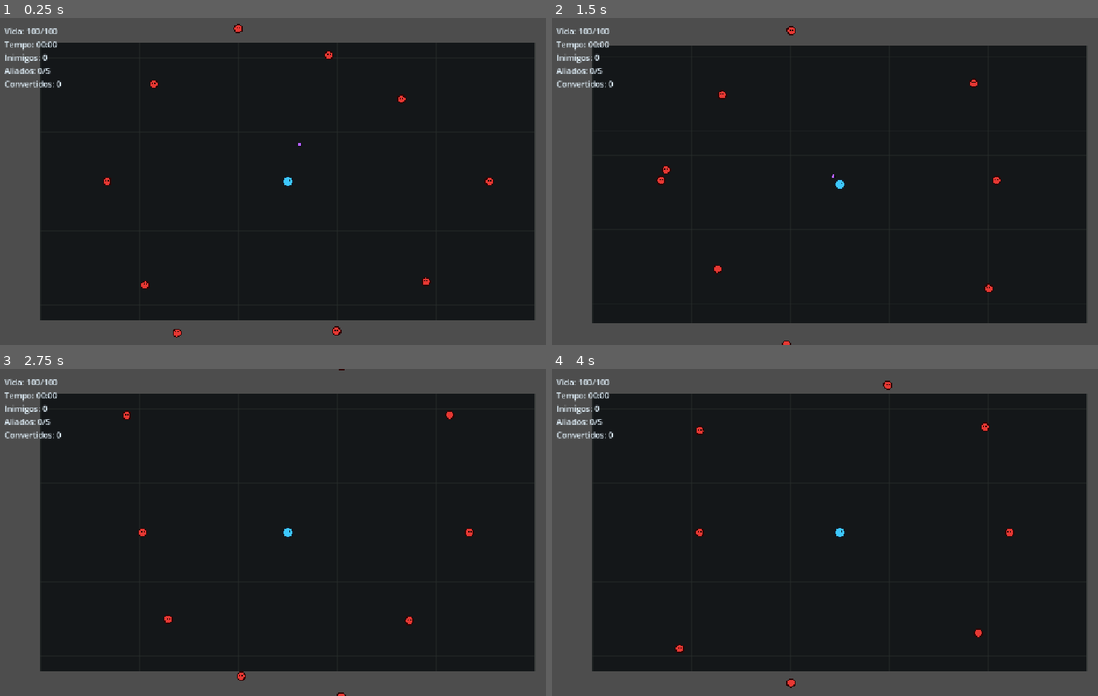
Above: before the commit, frames 1-4 (two rows, left to right).
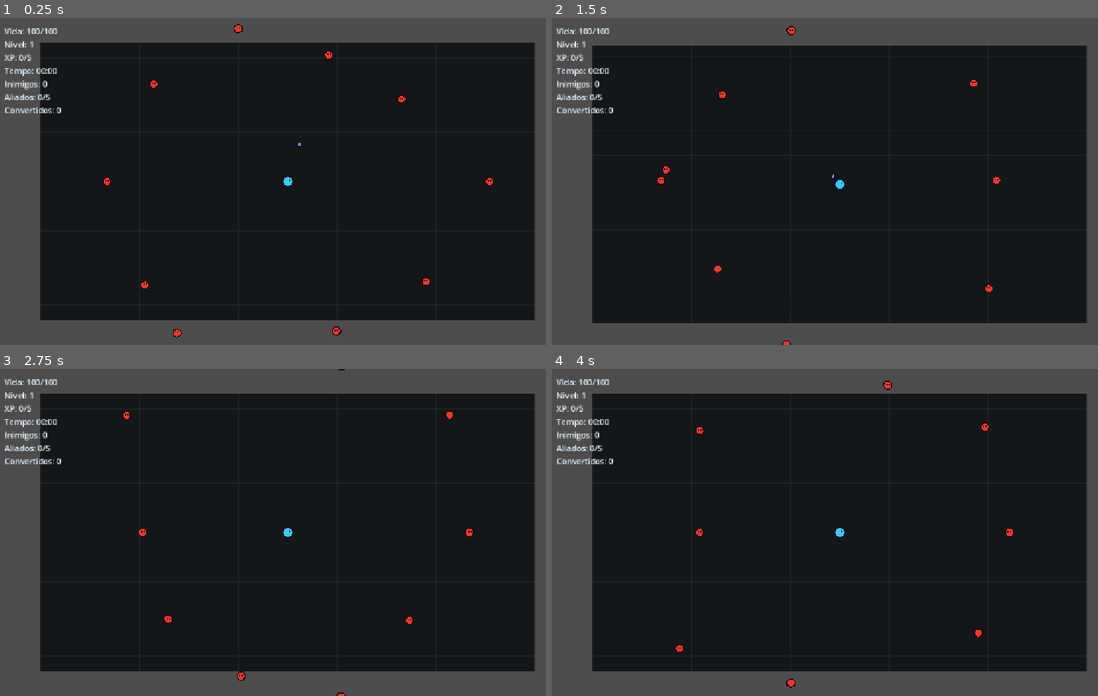
Above: after the commit, the same moments.

Repository: Hadamanthis/horde_vs
Game: Godot game, scene res://scenes/Game.tscn
Same seed, same stepped clock (60 frames per second), same inputs: the game is played once before the commit and once after it.
Inputs:
- Up to frame 1 (0.25 s): no input
- Up to frame 2 (1.5 s): hold D 0.53-1.28 s; hold R 0.53-1.28 s; hold S from 1.28 s (still down); tap R at 1.35 s
- Up to frame 3 (2.75 s): release S at 2.03 s; hold D from 2.03 s (still down); hold R from 2.03 s (still down)
- Up to frame 4 (4 s): release D at 2.78 s; release R at 2.78 s; hold W 2.78-3.53 s; tap R at 2.85 s; hold A from 3.53 s (still down); hold R from 3.53 s (still down)

The runs differ from the first frame. In frame 1, 0.7% of the frame differs, in the area x 0-12%, y 7-30%; in frame 2, 0.7%; in frame 3, 0.7%; in frame 4, 0.7%.

Commit message:
Adiciona XP e level up basico

Diff:
--- a/scenes/Game.tscn
+++ b/scenes/Game.tscn
@@ -11,6 +11,8 @@
 [node name="Entities" type="Node2D" parent="."]
 
 [node name="Projectiles" type="Node2D" parent="."]
+
+[node name="XPOrbs" type="Node2D" parent="."]
 
 [node name="HUD" type="CanvasLayer" parent="."]
 
@@ -55,3 +57,22 @@
 text = "Derrota"
 horizontal_alignment = 1
 vertical_alignment = 1
+
+[node name="LevelUpNotice" type="Label" parent="HUD"]
+visible = false
+anchors_preset = 8
+anchor_left = 0.5
+anchor_top = 0.5
+anchor_right = 0.5
+anchor_bottom = 0.5
+offset_left = -140.0
+offset_top = -96.0
+offset_right = 140.0
+offset_bottom = -48.0
+grow_horizontal = 2
+grow_vertical = 2
+theme_override_colors/font_color = Color(0.75, 1, 0.35, 1)
+theme_override_font_sizes/font_size = 28
+text = "Nivel 2"
+horizontal_alignment = 1
+vertical_alignment = 1
--- /dev/null
+++ b/scenes/XPOrb.tscn
@@ -0,0 +1,6 @@
+[gd_scene load_steps=2 format=3]
+
+[ext_resource type="Script" path="res://scripts/xp_orb.gd" id="1_xp_orb"]
+
+[node name="XPOrb" type="Node2D"]
+script = ExtResource("1_xp_orb")
--- a/scripts/game.gd
+++ b/scripts/game.gd
@@ -2,34 +2,45 @@
 
 signal enemy_died(enemy_type: String, death_position: Vector2)
 signal enemy_converted(enemy_type: String, conversion_position: Vector2)
+signal xp_collected(amount: int)
+signal level_up(new_level: int)
 signal game_lost
 
-const ENEMY_SCENE := preload("res://scenes/Enemy.tscn")
-const ALLY_SCENE := preload("res://scenes/Ally.tscn")
-const PROJECTILE_SCENE := preload("res://scenes/Projectile.tscn")
+const ENEMY_SCENE: PackedScene = preload("res://scenes/Enemy.tscn")
+const ALLY_SCENE: PackedScene = preload("res://scenes/Ally.tscn")
+const PROJECTILE_SCENE: PackedScene = preload("res://scenes/Projectile.tscn")
+const XP_ORB_SCENE: PackedScene = preload("res://scenes/XPOrb.tscn")
 
 @export var conversion_chance: float = 0.2
 @export var ally_limit: int = 5
 @export var max_enemies: int = 42
 @export var spawn_interval: float = 1.15
 @export var initial_enemy_count: int = 10
+@export var xp_per_slime: int = 1
 
 # Referencias tipadas para os nos da cena principal.
 @onready var player: Player = $Player as Player
 @onready var entities: Node2D = $Entities as Node2D
 @onready var projectiles: Node2D = $Projectiles as Node2D
+@onready var xp_orbs: Node2D = $XPOrbs as Node2D
 @onready var stats_label: Label = $HUD/Stats as Label
 @onready var hint_label: Label = $HUD/Hint as Label
 @onready var game_over_label: Label = $HUD/GameOver as Label
+@onready var level_up_label: Label = $HUD/LevelUpNotice as Label
 
 var enemies: Array[Enemy] = []
 var allies: Array[Ally] = []
+var active_xp_orbs: Array[XPOrb] = []
 
 var enemies_defeated: int = 0
 var allies_converted: int = 0
+var player_level: int = 1
+var current_xp: int = 0
+var xp_to_next_level: int = 5
 var elapsed_time: float = 0.0
 var _spawn_timer: float = 0.0
 var _attack_timer: float = 0.0
+var _level_notice_timer: float = 0.0
 var _game_is_over: bool = false
 
 
@@ -59,6 +70,8 @@
 	elapsed_time += delta
 	_spawn_timer -= delta
 	_attack_timer -= delta
+	_level_notice_timer = max(_level_notice_timer - delta, 0.0)
+	level_up_label.visible = _level_notice_timer > 0.0
 
 	if _spawn_timer <= 0.0 and enemies.size() < max_enemies:
 		_spawn_enemy()
@@ -115,6 +128,16 @@
 	projectiles.add_child(projectile)
 
 
+func _spawn_xp_orb(spawn_position: Vector2, amount: int) -> void:
+	# XP tambem nasce no ponto da morte para reforcar a recompensa do combate.
+	var orb: XPOrb = XP_ORB_SCENE.instantiate() as XPOrb
+	orb.global_position = spawn_position
+	orb.setup(player, amount)
+	orb.collected.connect(_on_xp_orb_collected)
+	xp_orbs.add_child(orb)
+	active_xp_orbs.append(orb)
+
+
 func _on_enemy_died(enemy: Enemy) -> void:
 	if _game_is_over:
 		return
@@ -123,6 +146,7 @@
 	enemies.erase(enemy)
 	enemies_defeated += 1
 	enemy_died.emit("slime", death_position)
+	_spawn_xp_orb(death_position, xp_per_slime)
 
 	# Conversao e o coracao do jogo: parte dos inimigos derrotados vira aliado.
 	if enemy.convertible and allies.size() < ally_limit and randf() <= conversion_chance:
@@ -143,6 +167,30 @@
 	_refresh_ally_orbits()
 
 
+func _on_xp_orb_collected(orb: XPOrb, amount: int) -> void:
+	if _game_is_over:
+		return
+
+	active_xp_orbs.erase(orb)
+	current_xp += amount
+	xp_collected.emit(amount)
+
+	# Pode subir mais de um nivel se no futuro um cristal valer bastante XP.
+	while current_xp >= xp_to_next_level:
+		current_xp -= xp_to_next_level
+		_gain_level()
+
+	_update_hud()
+
+
+func _gain_level() -> void:
+	player_level += 1
+	xp_to_next_level = int(ceil(float(xp_to_next_level) * 1.35 + 3.0))
+	level_up_label.text = "Nivel %d" % player_level
+	_level_notice_timer = 1.4
+	level_up.emit(player_level)
+
+
 func _refresh_ally_orbits() -> void:
 	# Quando a quantidade muda, redistribuimos todos para manter a orbita organizada.
 	for index in range(allies.size()):
@@ -172,6 +220,11 @@
 	for projectile in active_projectiles:
 		projectile.queue_free()
 
+	for orb in active_xp_orbs:
+		if is_instance_valid(orb):
+			orb.queue_free()
+	active_xp_orbs.clear()
+
 
 func _on_player_health_changed(_current_health: int, _max_health: int) -> void:
 	_update_hud()
@@ -180,9 +233,12 @@
 func _update_hud() -> void:
 	var seconds: int = int(elapsed_time) % 60
 	var minutes: int = int(elapsed_time / 60.0)
-	stats_label.text = "Vida: %d/%d\nTempo: %02d:%02d\nInimigos: %d\nAliados: %d/%d\nConvertidos: %d" % [
+	stats_label.text = "Vida: %d/%d\nNivel: %d\nXP: %d/%d\nTempo: %02d:%02d\nInimigos: %d\nAliados: %d/%d\nConvertidos: %d" % [
 		player.current_health,
 		player.max_health,
+		player_level,
+		current_xp,
+		xp_to_next_level,
 		minutes,
 		seconds,
 		enemies_defeated,
--- /dev/null
+++ b/scripts/xp_orb.gd
@@ -0,0 +1,62 @@
+extends Node2D
+class_name XPOrb
+
+signal collected(orb: XPOrb, amount: int)
+
+@export var amount: int = 1
+@export var collect_radius: float = 22.0
+@export var magnet_radius: float = 96.0
+@export var magnet_speed: float = 220.0
+
+var player: Player
+var _pulse_time: float = 0.0
+
+
+func setup(target_player: Player, xp_amount: int) -> void:
+	# O Game injeta o jogador para o cristal saber para onde ir quando esta perto.
+	player = target_player
+	amount = xp_amount
+
+
+func _process(delta: float) -> void:
+	if not is_instance_valid(player):
+		return
+
+	_pulse_time += delta
+
+	var distance_to_player: float = global_position.distance_to(player.global_position)
+	if distance_to_player <= collect_radius:
+		collected.emit(self, amount)
+		queue_free()
+		return
+
+	# Magnetismo leve: perto do jogador, o XP vem ate ele e a coleta fica mais gostosa.
+	if distance_to_player <= magnet_radius:
+		var direction: Vector2 = (player.global_position - global_position).normalized()
+		global_position += direction * magnet_speed * delta
+
+	queue_redraw()
+
+
+func _draw() -> void:
+	# Cristal amarelo/verde para diferenciar recurso de inimigo e aliado.
+	var pulse: float = 1.0 + sin(_pulse_time * 8.0) * 0.12
+	var radius: float = 5.0 * pulse
+	var points: PackedVector2Array = PackedVector2Array([
+		Vector2(0.0, -radius),
+		Vector2(radius * 0.8, 0.0),
+		Vector2(0.0, radius),
+		Vector2(-radius * 0.8, 0.0),
+	])
+	var outline: PackedVector2Array = points
+	outline.append(points[0])
+
+	var fill_colors: PackedColorArray = PackedColorArray([
+		Color(0.75, 1.0, 0.35),
+		Color(0.75, 1.0, 0.35),
+		Color(0.75, 1.0, 0.35),
+		Color(0.75, 1.0, 0.35),
+	])
+
+	draw_polygon(points, fill_colors)
+	draw_polyline(outline, Color(0.16, 0.24, 0.08), 1.0)
Not shown, added: scripts/xp_orb.gd.uid
Not shown, changed: SPRINTS.md
